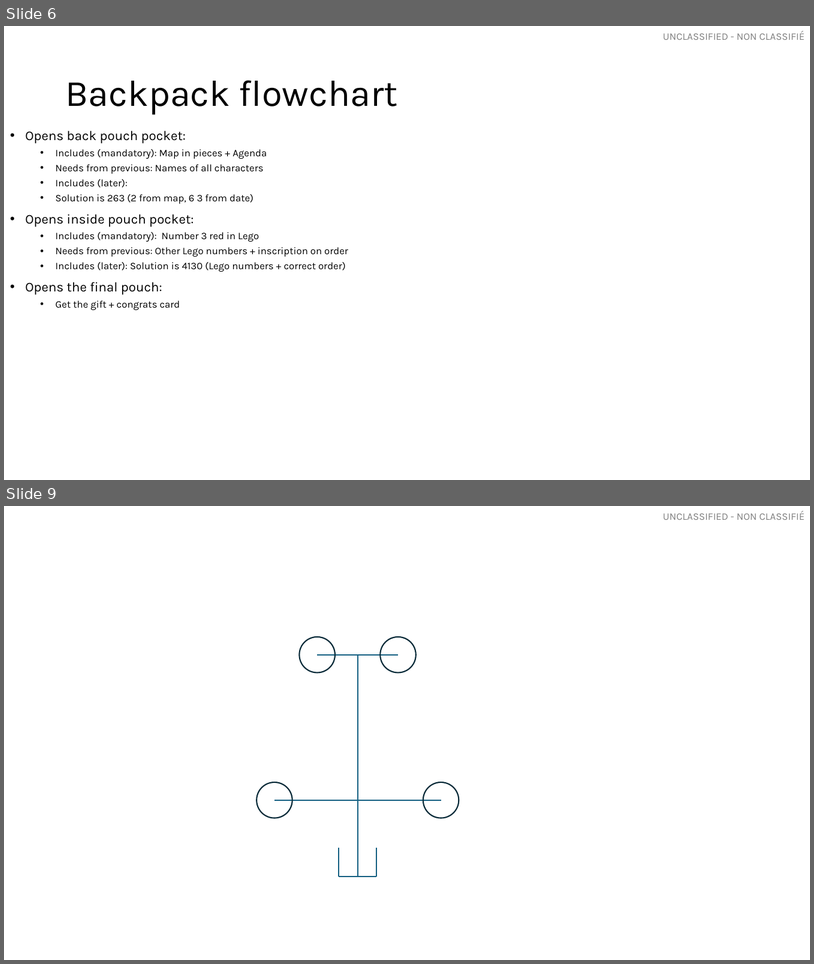
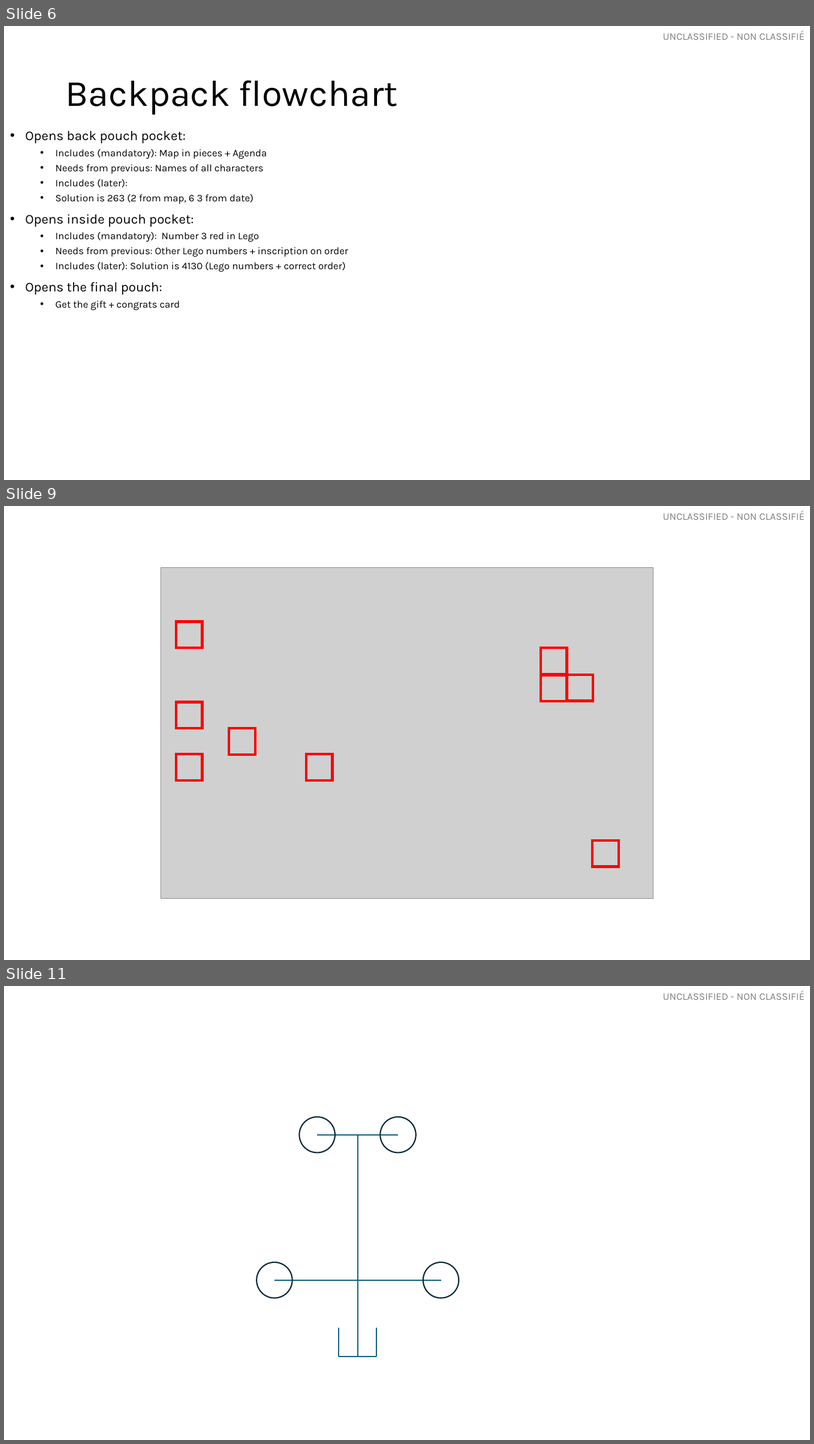
Before and after one commit to OttawaVisuals/EscapeBackpack, a slide deck: Hiking_Trip/Helper_Graphs.pptx. Shown one above the other, each under a label of ours: slides 6 and 9 before the commit, slides 6, 9 and 11 after it; the slides between them are not shown. The pictures are 814x964 and 814x1444 pixels, drawn with LibreOffice and Linux fonts; fonts in the diff are those of the drawing; grey boxes stand for pictures. Boxes give left, top, right and bottom in pixels: in the first picture for what was removed or moved away, otherwise in the second. Text is boxed around its words. In the diff, an @@ line names an element or a change of style, - is before the commit and + after.

```diff
--- a/Hiking_Trip/Helper_Graphs.pptx
+++ b/Hiking_Trip/Helper_Graphs.pptx
@@ slide 9 added at bbox=[4, 506, 810, 960], background #FFFFFF; not listed: 1 template element that a slide beside it also shows @@
@@ picture added at bbox=[161, 568, 654, 898] @@
@@ rectangle added at bbox=[176, 622, 203, 648], outline #FF0000 3 pt @@
@@ rectangle added at bbox=[541, 648, 567, 673], outline #FF0000 3 pt @@
@@ rectangle added at bbox=[541, 675, 567, 702], outline #FF0000 3 pt @@
@@ rectangle added at bbox=[567, 675, 593, 701], outline #FF0000 3 pt @@
@@ rectangle added at bbox=[176, 702, 203, 728], outline #FF0000 3 pt @@
@@ rectangle added at bbox=[229, 728, 255, 754], outline #FF0000 3 pt @@
@@ rectangle added at bbox=[176, 754, 203, 780], outline #FF0000 3 pt @@
@@ rectangle added at bbox=[306, 754, 332, 780], outline #FF0000 3 pt @@
@@ rectangle added at bbox=[593, 841, 618, 867], outline #FF0000 3 pt @@
@@ what was slide 9 is now slide 11 @@
```
Also in this commit, not shown: 2 slides changed, 1 other slide added, 34 other files.
